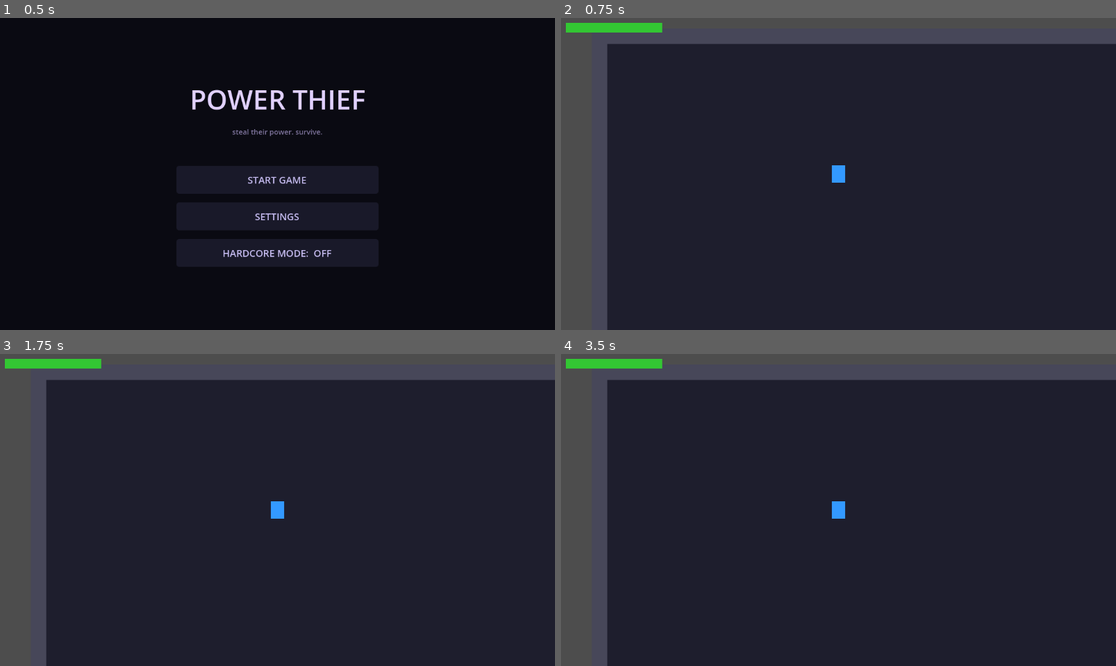
Above: before the commit, frames 1-4 (two rows, left to right).
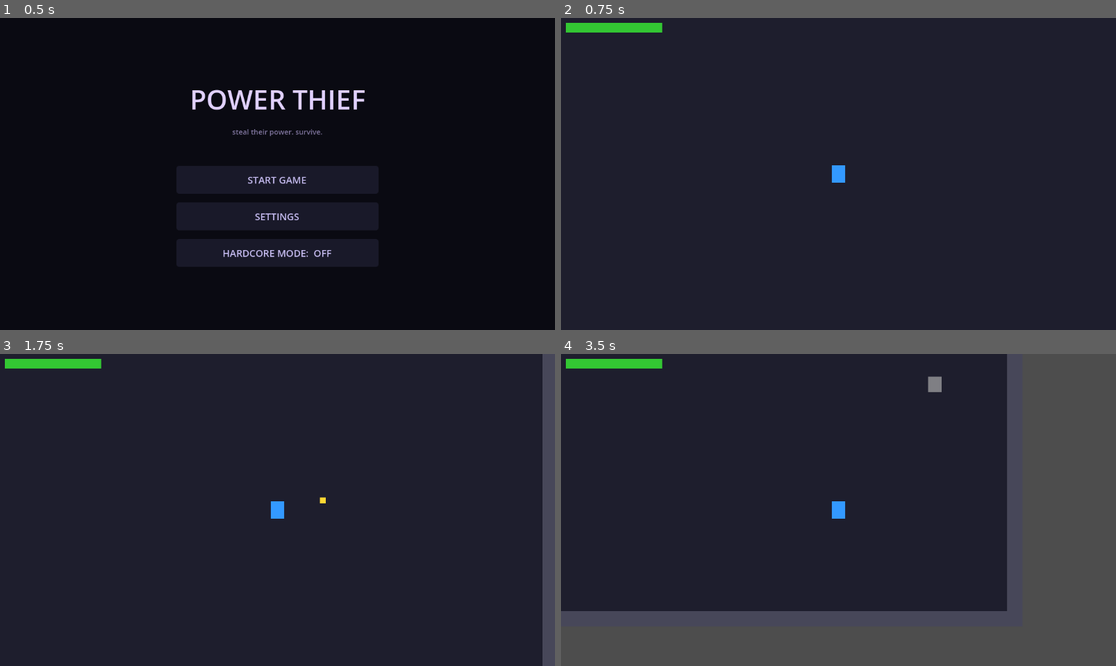
Above: after the commit, the same moments.

Repository: Knarf224/Power_Thief
Game: Godot game, scene res://scenes/ui/HomeScreen.tscn
Same seed, same stepped clock (60 frames per second), same inputs: the game is played once before the commit and once after it.
Inputs (mouse positions are in pixels of both pictures, inside the frame that each line leads up to):
- Up to frame 1 (0.5 s): no input
- Up to frame 2 (0.75 s): click "START GAME" at 0.5 s
- Up to frame 3 (1.75 s): tap Enter at 1.25 s; move the mouse to (399, 494) at 1.27 s; hold D from 1.28 s (still down); tap 1 at 1.35 s; click (399, 494) at 1.42 s
- Up to frame 4 (3.5 s): move the mouse to (727, 525) at 2.02 s; release D at 2.03 s; hold S 2.03-2.78 s; tap 2 at 2.1 s; move the mouse to (894, 441) at 2.77 s; hold D from 2.78 s (still down); tap 3 at 2.85 s

Frame 1 is identical in both runs. In frame 2, 15% of the frame differs, in the area x 0-100%, y 0-100%; in frame 3, 17%; in frame 4, 43%.
Error before the commit: Parse Error: Cannot infer the type of "push_dir" variable because the value doesn't have a set type. (res://scripts/player/player.gd:183)

Commit message:
Fix Variant inference in gravity_push — type loop var and use set/get for velocity
Co-Authored-By: Claude Sonnet 4.6 <noreply@anthropic.com>

Diff:
--- a/scripts/player/player.gd
+++ b/scripts/player/player.gd
@@ -177,12 +177,12 @@
 	dash_timer = _dash_duration()
 	dash_cooldown_timer = DASH_COOLDOWN
 	if _has_perk("gravity_push"):
-		for enemy in get_tree().get_nodes_in_group("enemy"):
+		for enemy: Node2D in get_tree().get_nodes_in_group("enemy"):
 			if not is_instance_valid(enemy):
 				continue
-			var push_dir := enemy.global_position - global_position
+			var push_dir: Vector2 = enemy.global_position - global_position
 			if push_dir.length() <= 120.0:
-				enemy.velocity += push_dir.normalized() * 400.0
+				enemy.set("velocity", enemy.get("velocity") + push_dir.normalized() * 400.0)
 
 func _dash_speed() -> float:
 	return DASH_SPEED * (2.0 if _has_core(CoreType.DASH) else 1.0)
